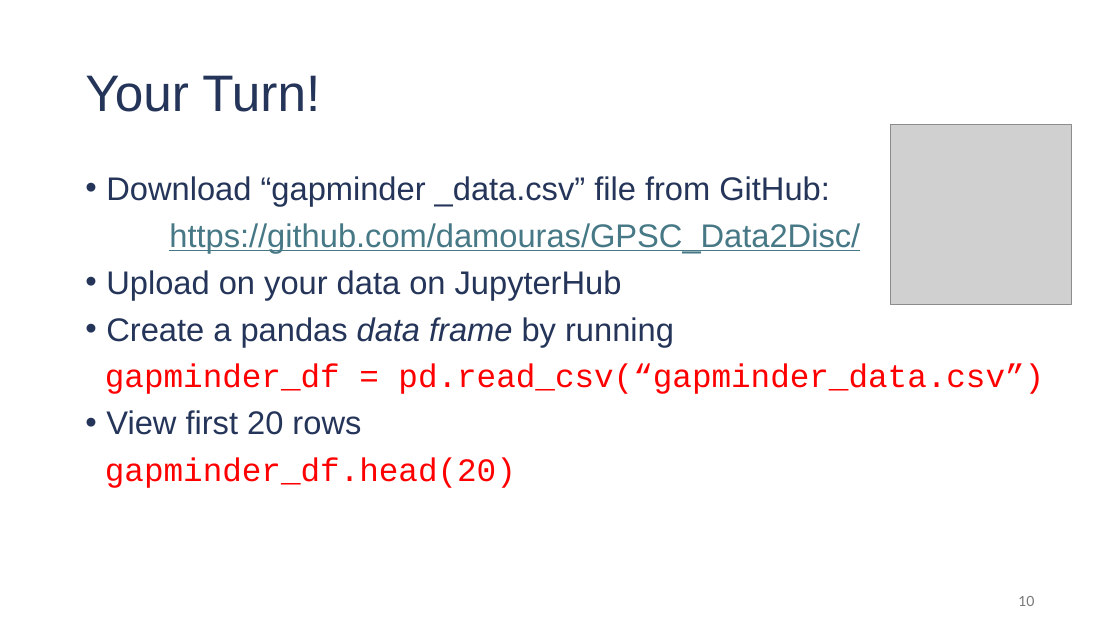
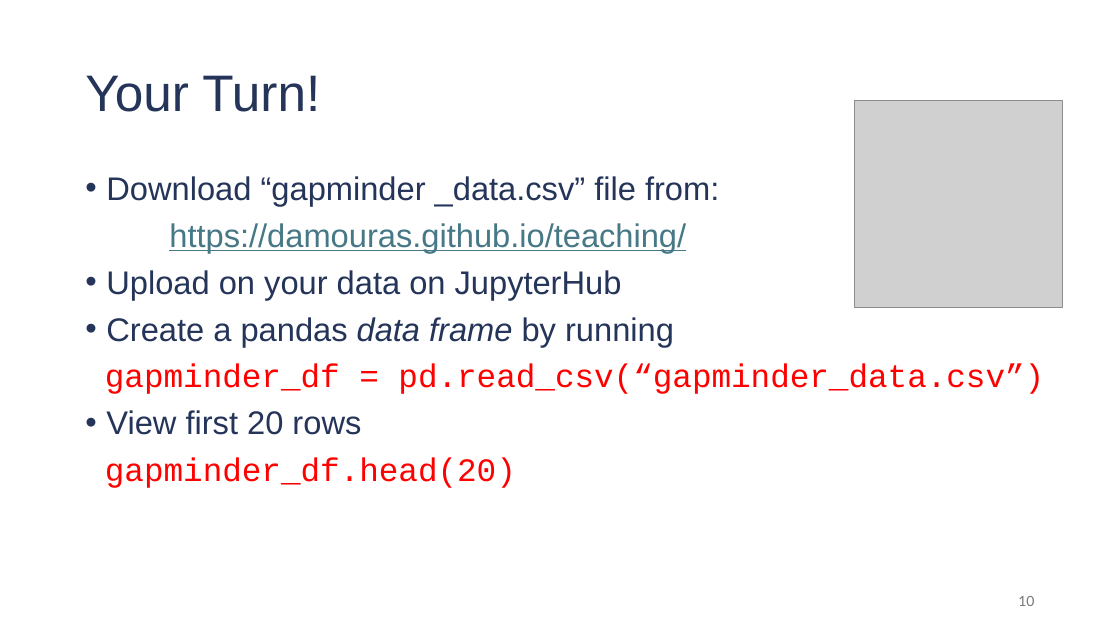
Before and after one commit to damouras/damouras.github.io, a slide deck: slide 10 of files/Presentation.pptx. Drawn at 1120x630 pixels with LibreOffice and Linux fonts; fonts in the diff are those of the drawing; grey boxes stand for pictures. Boxes give left, top, right and bottom in pixels: in the first picture for what was removed or moved away, otherwise in the second. Text is boxed around its words. In the diff, an @@ line names an element or a change of style, - is before the commit and + after.

```diff
--- a/files/Presentation.pptx
+++ b/files/Presentation.pptx
@@ picture: place and size @@
-picture at box(891, 124, 1071, 304)
+picture at box(855, 100, 1063, 308)
@@ text at box(106, 176, 719, 253): text changed @@
-• Download “gapminder _data.csv” file from GitHub:
-https://github.com/damouras/GPSC_Data2Disc/
+• Download “gapminder _data.csv” file from:
+https://damouras.github.io/teaching/
```
Also in this commit, not shown: 3 other slides changed, 2 other files.
